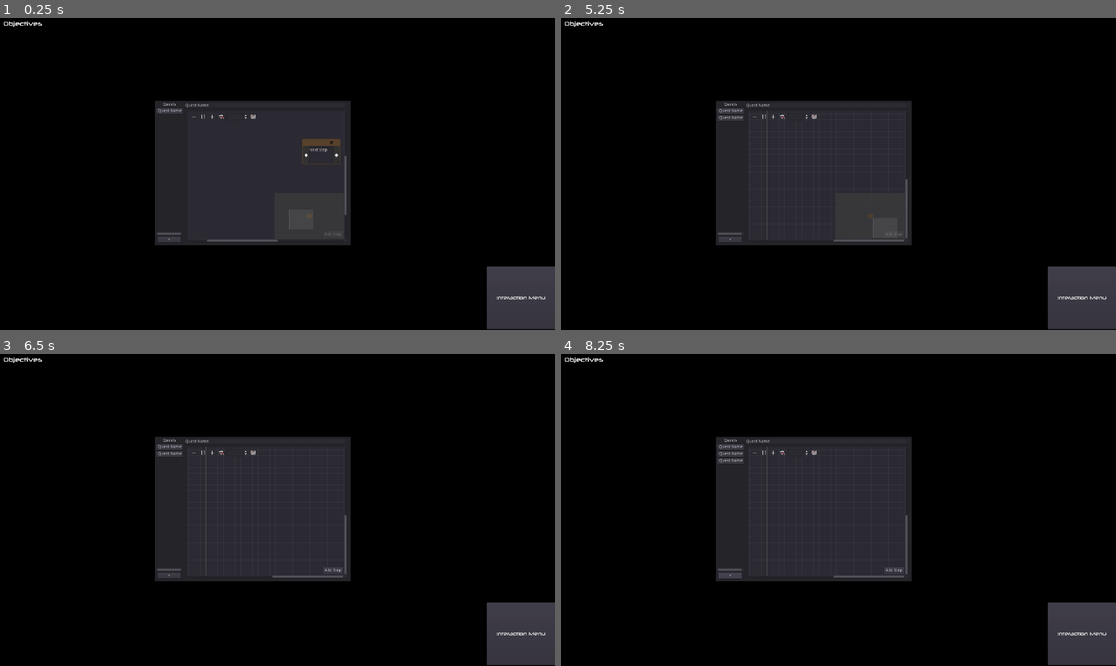
Above: before the commit, frames 1-4 (two rows, left to right).
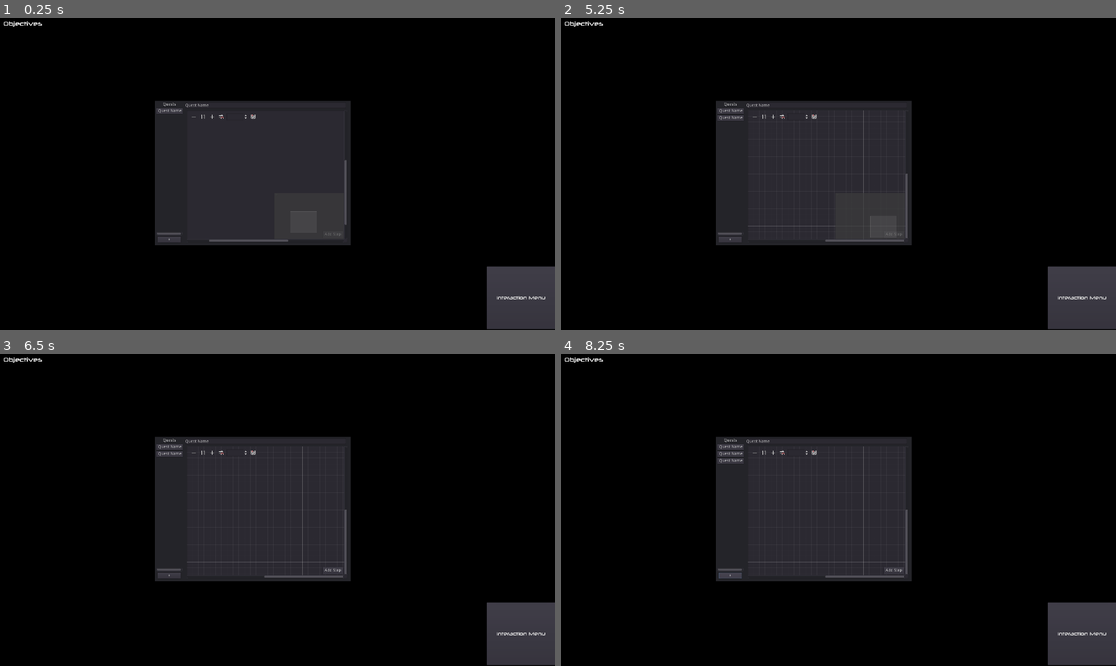
Above: after the commit, the same moments.

Repository: Thorqs/RLQuest
Game: Godot game, scene res://Control.tscn
Two runs of this game, one before a commit and one after it. Both use one fixed random seed, a clock stepped at 60 frames per second and the inputs below.
Inputs (mouse positions are in pixels of both pictures, inside the frame that each line leads up to):
- Up to frame 1 (0.25 s): no input
- Up to frame 2 (5.25 s): click "Quest Name" at 0.5 s; click "+" at 1.25 s; click "Quest Name" at 2 s; click "Add Step" at 2.75 s; click (755, 117) at 3.5 s; click (771, 117) at 4.25 s; click (783, 117) at 5 s
- Up to frame 3 (6.5 s): click (255, 453) at 5.75 s
- Up to frame 4 (8.25 s): click "Quest Name" at 6.5 s; click "Quest Name" at 7.25 s; click "+" at 8 s

The runs differ from the first frame. In frame 1, 0.2% of the frame differs, in the area x 37-63%, y 38-72%; in frame 2, 0.1%; in frame 3, 0.2%; in frame 4, 0.2%.

Commit message:
Fix conection from empty spawn location

Diff:
--- a/QuestGraph.gd
+++ b/QuestGraph.gd
@@ -151,7 +151,7 @@
 
 func _on_QuestGraph_connection_to_empty(from, from_slot, release_position):
 	var new_node = graph_node.instance()
-	new_node.set_offset(release_position-Vector2(0, new_node.rect_size.y/2))
+	new_node.set_offset(release_position+Vector2(-410, -150))
 	add_child(new_node)
 	print(connect_node(from, from_slot, new_node.name, 0))
 	save()
--- a/QuestGraph.tscn
+++ b/QuestGraph.tscn
@@ -1,7 +1,6 @@
-[gd_scene load_steps=3 format=2]
+[gd_scene load_steps=2 format=2]
 
 [ext_resource path="res://QuestGraph.gd" type="Script" id=1]
-[ext_resource path="res://questStepNode.tscn" type="PackedScene" id=2]
 
 [node name="QuestGraph" type="GraphEdit"]
 margin_top = -1.85229
@@ -13,11 +12,6 @@
 __meta__ = {
 "_edit_use_anchors_": false
 }
-
-[node name="questStepNode" parent="." instance=ExtResource( 2 )]
-margin_right = 133.0
-margin_bottom = 87.0
-mouse_filter = 1
 
 [node name="AddStepButton" type="Button" parent="."]
 anchor_left = 1.0
